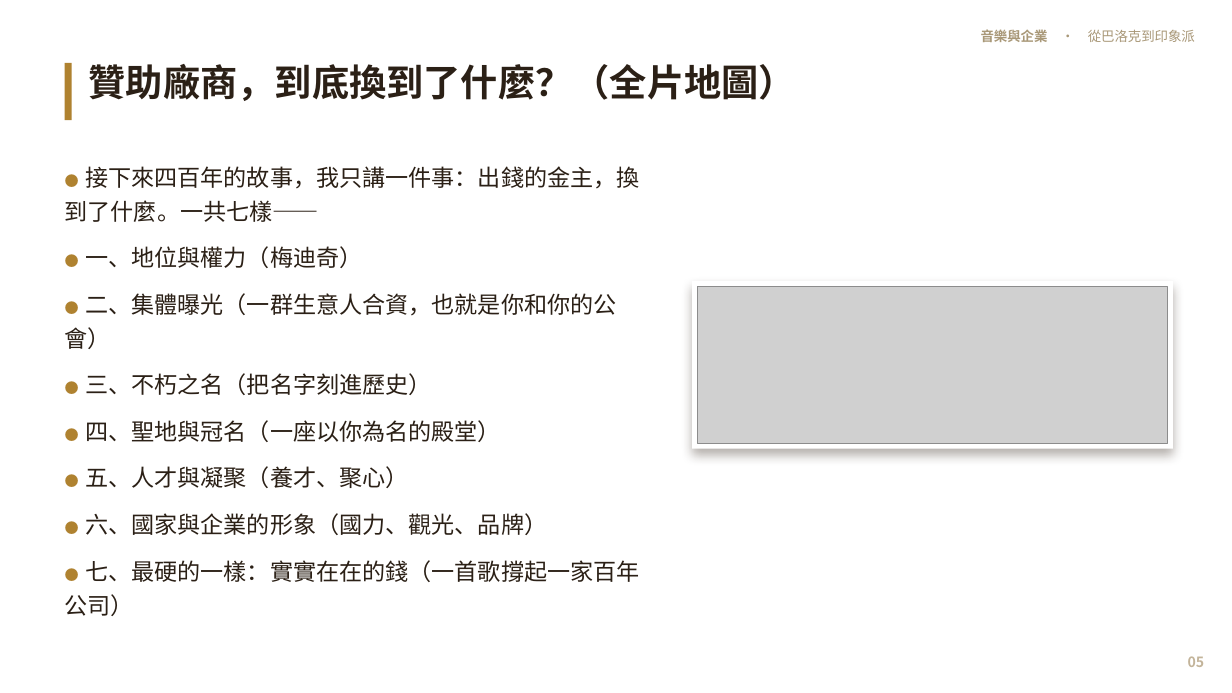
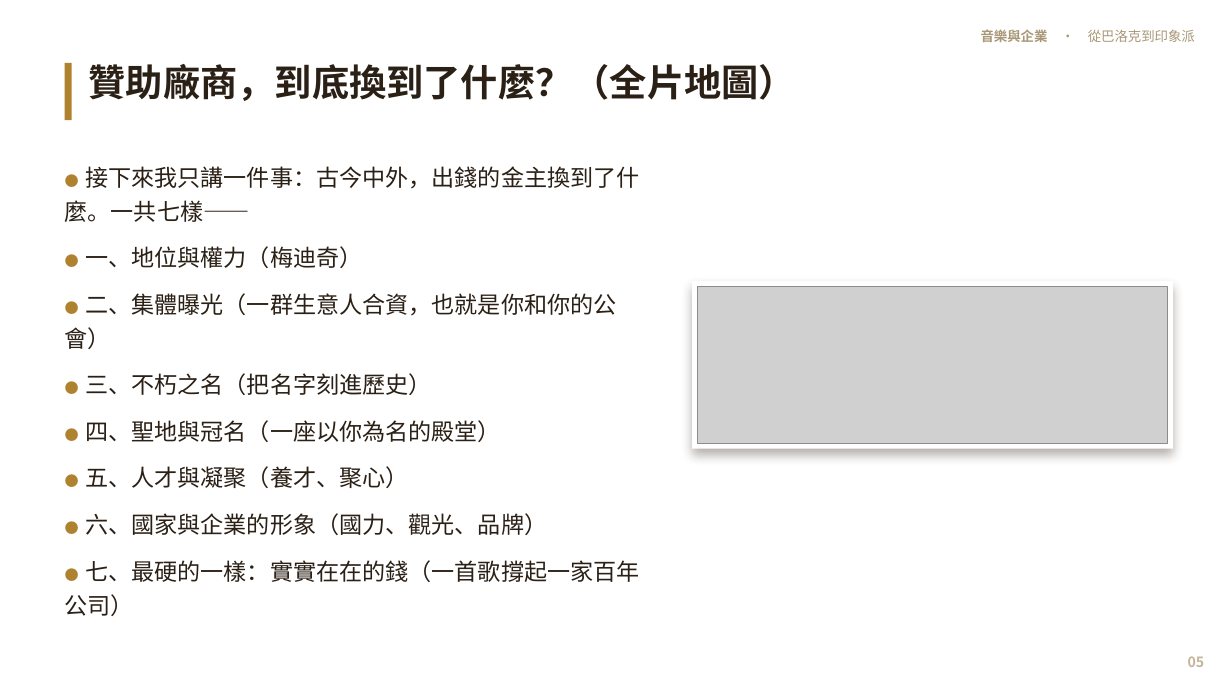
Before and after one commit to kblab2024/music-business-lecture, a slide deck: slide 5 of docs/downloads/音樂與企業-投影片.pptx. Drawn at 1232x693 pixels with LibreOffice and Linux fonts; fonts in the diff are those of the drawing; grey boxes stand for pictures. Boxes give left, top, right and bottom in pixels: in the first picture for what was removed or moved away, otherwise in the second. Text is boxed around its words. In the diff, an @@ line names an element or a change of style, - is before the commit and + after.

```diff
--- a/docs/downloads/音樂與企業-投影片.pptx
+++ b/docs/downloads/音樂與企業-投影片.pptx
@@ text at bbox=[65, 166, 639, 222]: text changed @@
-● 接下來四百年的故事，我只講一件事：出錢的金主，換到了什麼。一共七樣——
+● 接下來我只講一件事：古今中外，出錢的金主換到了什麼。一共七樣——
```
Also in this commit, not shown: 11 other slides changed, 7 other files.
